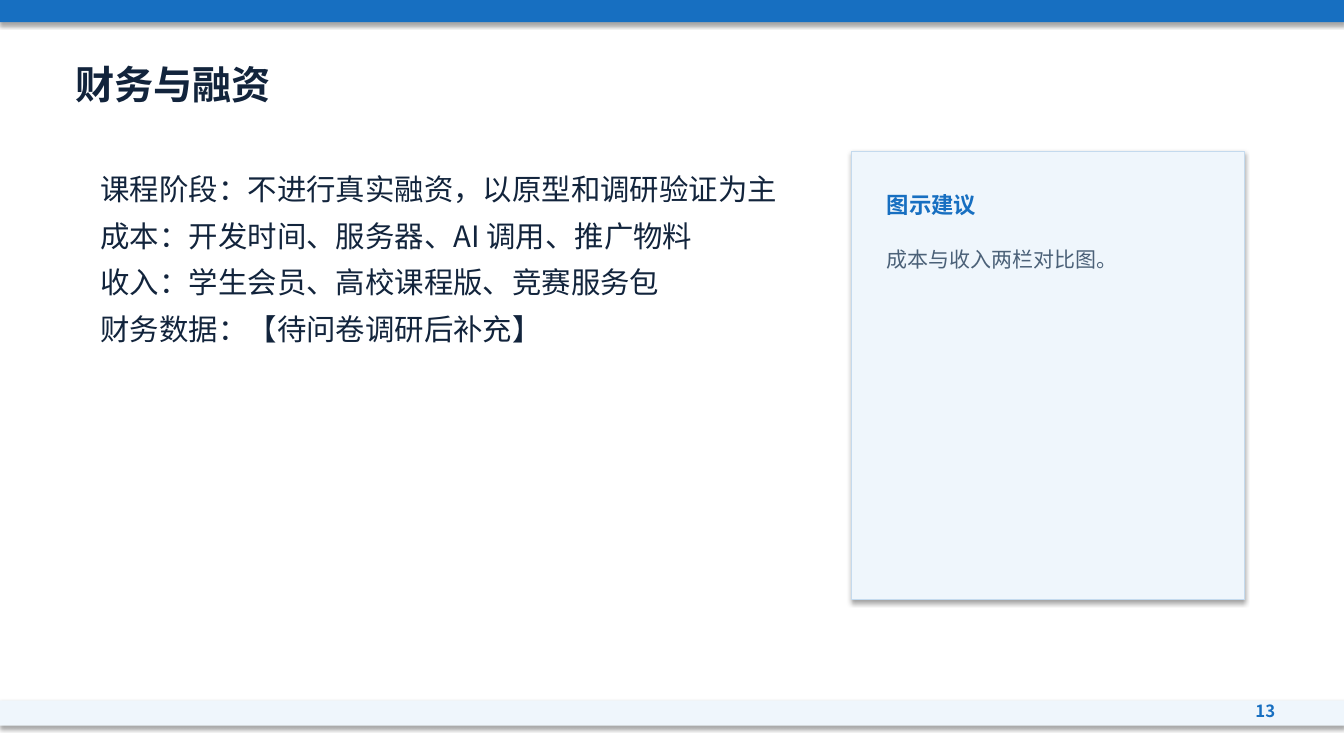
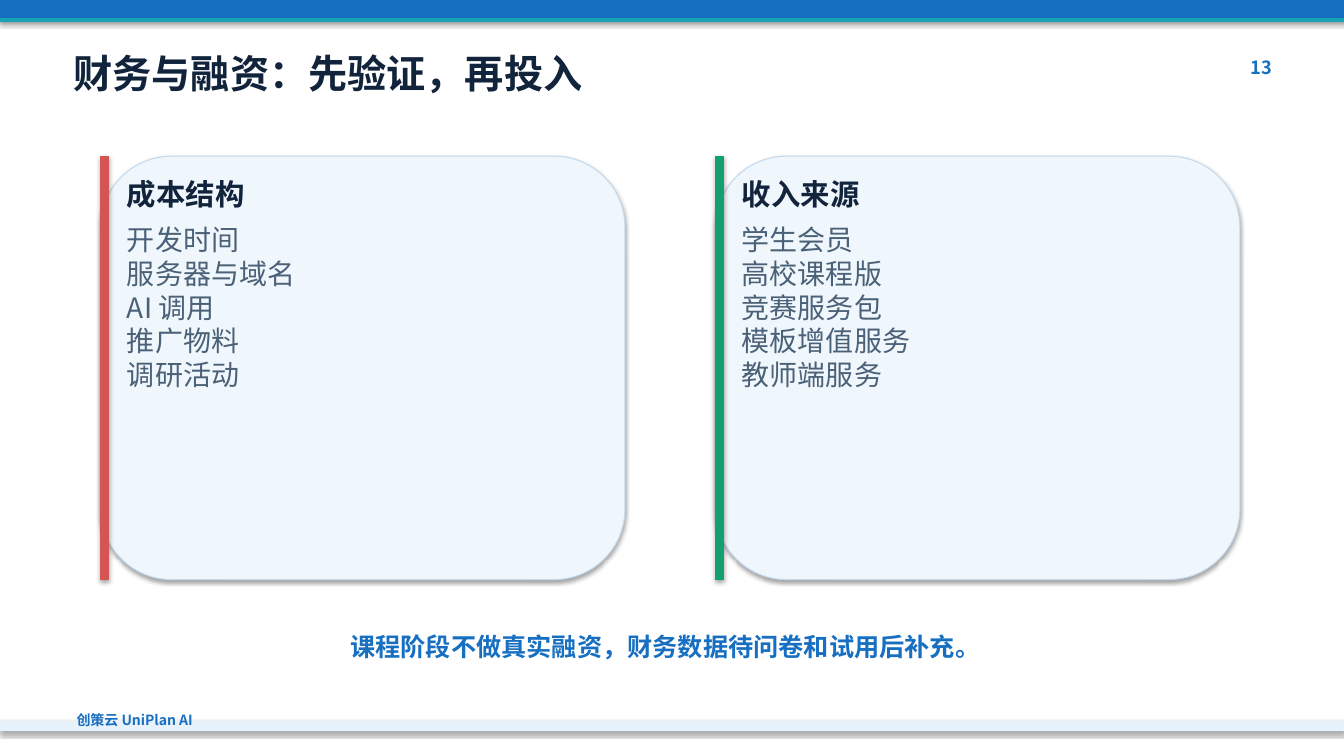
Before and after one commit to heixuan-vsmenghu/Innovation-and-entrepreneurship-project, a slide deck: slide 13 of deliverables/创策云UniPlanAI课堂汇报.pptx. Drawn at 1344x756 pixels with LibreOffice and Linux fonts; fonts in the diff are those of the drawing. Boxes give left, top, right and bottom in pixels: in the first picture for what was removed or moved away, otherwise in the second. Text is boxed around its words. In the diff, an @@ line names an element or a change of style, - is before the commit and + after.

```diff
--- a/deliverables/创策云UniPlanAI课堂汇报.pptx
+++ b/deliverables/创策云UniPlanAI课堂汇报.pptx
@@ rectangle resized from (x1=0, y1=0, x2=1344, y2=22) to (x1=0, y1=0, x2=1344, y2=18) @@
@@ rectangle at (x1=0, y1=0, x2=1344, y2=18): outline none to #176FC1 0.75 pt @@
@@ rectangle resized from (x1=0, y1=701, x2=1344, y2=726) to (x1=0, y1=18, x2=1344, y2=21) @@
@@ rectangle at (x1=0, y1=18, x2=1344, y2=21): fill #EFF6FC to #17A2B8; outline none to #17A2B8 0.75 pt @@
@@ text at (x1=74, y1=54, x2=583, y2=93): text changed @@
-财务与融资
+财务与融资：先验证，再投入
@@ text "13" moved from (x1=1255, y1=704, x2=1275, y2=717) to (x1=1251, y1=60, x2=1272, y2=75) @@
@@ text "13" at (x1=1251, y1=60, x2=1272, y2=75): size 12 to 13 pt @@
@@ text removed at (x1=101, y1=175, x2=777, y2=343) @@
-课程阶段：不进行真实融资，以原型和调研验证为主
-成本：开发时间、服务器、AI 调用、推广物料
-收入：学生会员、高校课程版、竞赛服务包
-财务数据：【待问卷调研后补充】
@@ rounded rectangle added at (x1=101, y1=156, x2=625, y2=580), fill #EFF6FC, outline #C4DAEE 0.75 pt @@
@@ rectangle added at (x1=101, y1=156, x2=109, y2=580), fill #D55555, outline #D55555 0.75 pt @@
@@ rounded rectangle added at (x1=716, y1=156, x2=1240, y2=580), fill #EFF6FC, outline #C4DAEE 0.75 pt @@
@@ rectangle added at (x1=716, y1=156, x2=724, y2=580), fill #12A071, outline #12A071 0.75 pt @@
@@ rectangle removed at (x1=852, y1=151, x2=1245, y2=600) @@
@@ text added at (x1=127, y1=180, x2=245, y2=208), 21 pt, text #12243C, bold @@
+成本结构
@@ text added at (x1=742, y1=180, x2=860, y2=208), 21 pt, text #12243C, bold @@
+收入来源
@@ text removed at (x1=887, y1=194, x2=976, y2=215) @@
-图示建议
@@ text added at (x1=127, y1=226, x2=295, y2=387), 20 pt, text #4B6178 @@
+开发时间
+服务器与域名
+AI 调用
+推广物料
+调研活动
@@ text added at (x1=742, y1=226, x2=910, y2=388), 20 pt, text #4B6178 @@
+学生会员
+高校课程版
+竞赛服务包
+模板增值服务
+教师端服务
@@ text removed at (x1=887, y1=249, x2=1118, y2=269) @@
-成本与收入两栏对比图。
@@ text added at (x1=350, y1=634, x2=980, y2=660), 18 pt, text #176FC1, bold @@
+课程阶段不做真实融资，财务数据待问卷和试用后补充。
@@ text added at (x1=77, y1=713, x2=193, y2=727), 10 pt, text #176FC1, bold @@
+创策云 UniPlan AI
@@ rectangle added at (x1=0, y1=722, x2=1344, y2=731), fill #E7F2FB, outline #E7F2FB 0.75 pt @@
```
Also in this commit, not shown: 11 other slides changed, 3 slides added, 3 slides removed, 3 other files.
